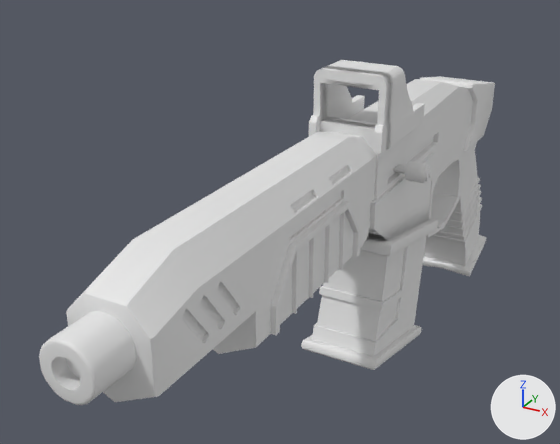
Before and after pictures for a commit that changed the FBX model Assets/Models/silah1.fbx.
The view is the same before and after, from a 50 mm lens placed at (1.06, -2.61, 3.11), pointed at (-0.26, -0.21, 1.91). The lights are fixed; the arrows at lower right show +X, +Y and +Z. Where no turn or scale is listed for an object, it has been applied to the vertices. Vertices at the same position are counted once.
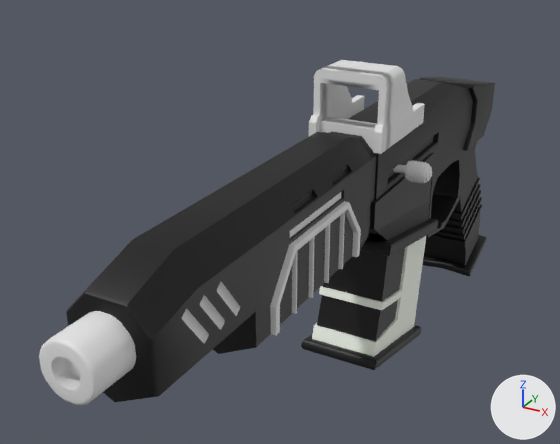
What differs and where, as boxes [x1, y1, x2, y2] in the pictures (560 x 444 px):
part 1 of me_cube_001, recoloured (white to black): [66, 76, 495, 402] in both
part 2 of me_cube_002, recoloured (white to black): [301, 295, 421, 370] in both
part 3 of me_cube_002, recoloured (white to black): [323, 248, 405, 302] in both
part 4 of me_cube_002, recoloured: [312, 236, 426, 357] in both

What changed in the scene script:
```text
Add mat_material:
    mat_material = principled_material('Material')
    mat_material.base_color = (0.0, 0.0, 0.0)  # black #000000
Add mat_material_003:
    mat_material_003 = principled_material('Material.003')
    mat_material_003.base_color = (0.949, 1.0, 0.9)  # white #f9fff3
Add mat_material_002:
    mat_material_002 = principled_material('Material.002')
    mat_material_002.base_color = (0.8, 0.8, 0.8)  # white #e7e7e7
Change me_cube_002:
    where me_cube_002.from_pydata(...)  # 75 vertices, 70 faces; spans x -0.162..0.162, y -0.334..0.277, z -0.336..0.264
    used by ob_cube_002; location = (-0.002, 0.124, 1.567)
    me_cube_002 part 2: 21 of the faces centred in x 0.0..0.161, y -0.334..-0.048, z -0.27..-0.051 switch from no material to mat_material (black #000000)
    me_cube_002 part 3: 2 of the faces centred in x 0.0..0.126, y -0.194..-0.09, z 0.132..0.154 switch from no material to mat_material (black #000000)
    me_cube_002 part 4: 18 of the faces centred in x 0.0..0.136, y -0.281..0.254, z -0.179..0.244 switch from no material to mat_material_003 (white #f9fff3)
Change me_cube_001:
    where me_cube_001.from_pydata(...)  # 2128 vertices, 1836 faces; spans x -0.17..0.17, y -1.49..1.46, z -0.58..0.59
    used by ob_cube; location = (0.0, 0.0, 1.741)
    me_cube_001 part 1: 1214 of the faces centred in x -0.17..0.17, y -1.49..1.45, z -0.58..0.59 switch from no material to mat_material (black #000000)
    add me_cube_001.materials.append(mat_material_002)  # white #e7e7e7
```
